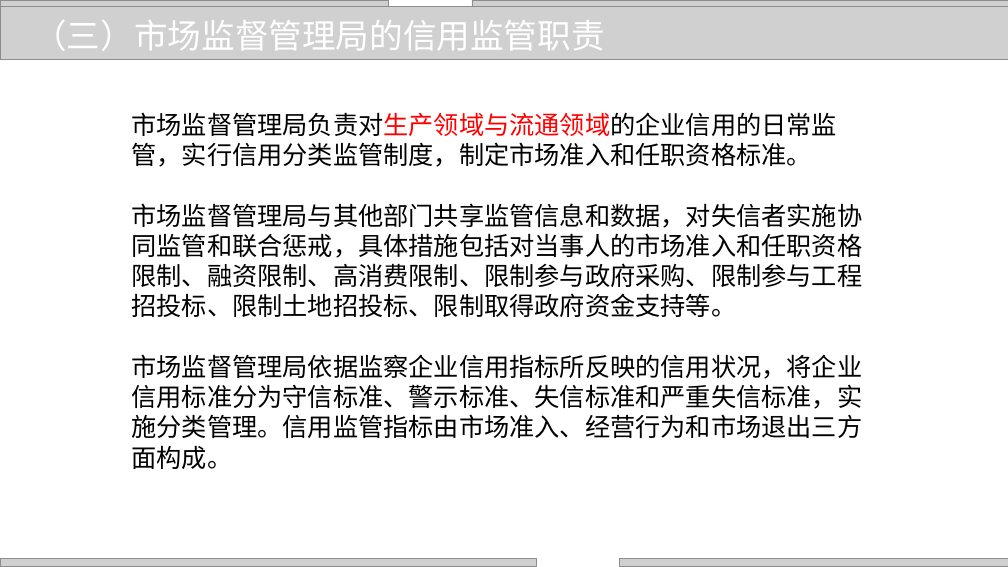
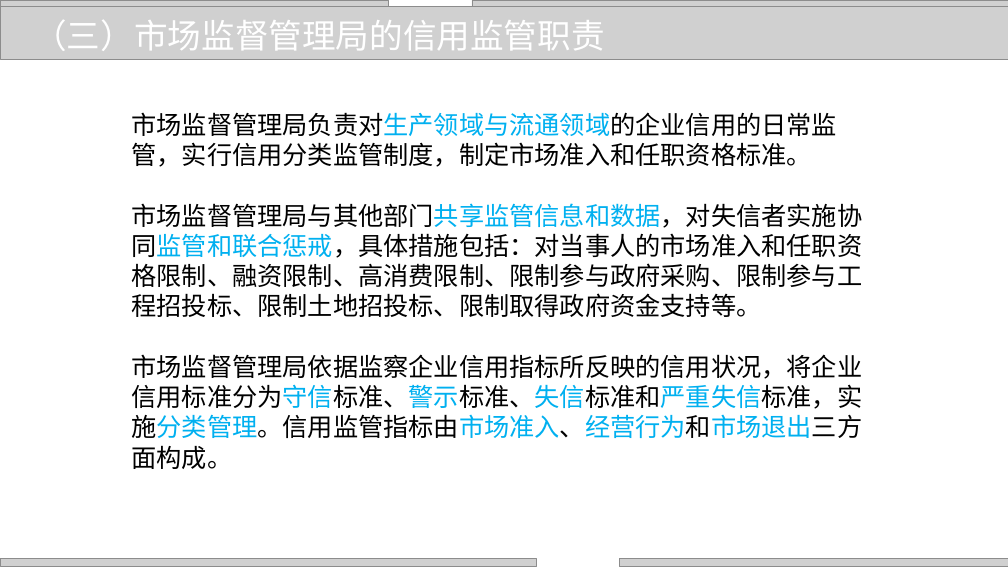
Before and after one commit to zhangjianzhang/internet_credit, a slide deck: slide 10 of files/slides/lecture_23.pptx. Drawn at 1008x567 pixels with LibreOffice and Linux fonts; fonts in the diff are those of the drawing; grey boxes stand for pictures; background and template pictures are left out. Boxes give left, top, right and bottom in pixels: in the first picture for what was removed or moved away, otherwise in the second. Text is boxed around its words. In the diff, an @@ line names an element or a change of style, - is before the commit and + after.

```diff
--- a/files/slides/lecture_23.pptx
+++ b/files/slides/lecture_23.pptx
@@ text at (131,112,862,469): text colour #FF0000 to #00B0F0 in "市场监督管理局负责对生产领域与流通领域的企业信用的日常监管，实行信用分类监管制度，制定市场准入和任职资格标准。"; text colour #000000 to #00B0F0 in "市场监督管理局依据监察企业信用指标所反映的信用状况，将企业信用标准分为守信标准、警示标准、失信标准和严重失信标准，实施分 ..." @@
@@ text at (131,203,862,317): text changed @@
-市场监督管理局与其他部门共享监管信息和数据，对失信者实施协同监管和联合惩戒，具体措施包括对当事人的市场准入和任职资格限制、融资限制、高消费限制、限制参与政府采购、限制参与工程招投标、限制土地招投标、限制取得政府资金支持等。
+市场监督管理局与其他部门共享监管信息和数据，对失信者实施协同监管和联合惩戒，具体措施包括：对当事人的市场准入和任职资格限制、融资限制、高消费限制、限制参与政府采购、限制参与工程招投标、限制土地招投标、限制取得政府资金支持等。
```
Also in this commit, not shown: 4 other slides changed, 17 other files.
